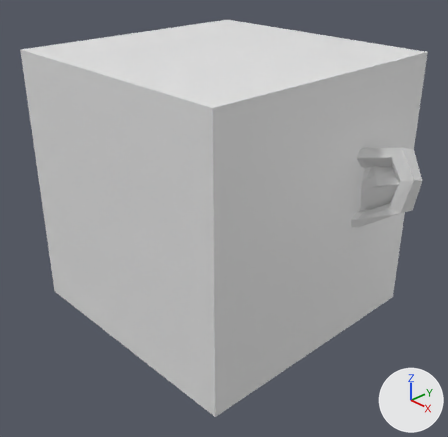
The Blender file Samples/017-MeshToTree.blend, before and after one commit.
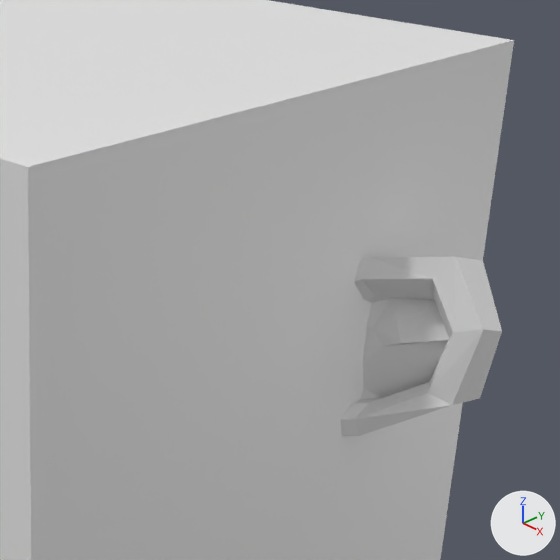
The first picture shows the older version from a 50 mm lens placed at (3.2, -3.0, 1.86), pointed at (0.09, -0.07, -0.24). The close-ups show both versions on the part from 45% to 100% of the width and 8% to 65% of the height of that picture. The lights are fixed; the arrows at lower right show +X, +Y and +Z.

The scene before the commit, as lines of its bpy script (objects in view):
```python
me_cube_001 = bpy.data.meshes.new('Cube.001')
me_cube_001.from_pydata(...)  # a box spanning x -1.0..1.0, y -1.0..1.0, z -1.0..1.0
me_suzanne = bpy.data.meshes.new('Suzanne')
me_suzanne.from_pydata(...)  # 507 vertices, 500 faces; spans x -1.37..1.37, y -0.85..0.85, z -0.98..0.98
ob_suzanne = bpy.data.objects.new('Suzanne', me_suzanne)
ob_suzanne.location = (0.0, 0.0, 0.0)
ob_tree_system = bpy.data.objects.new('Tree System', me_cube_001)
ob_tree_system.location = (0.0, 0.0, 0.0)
```
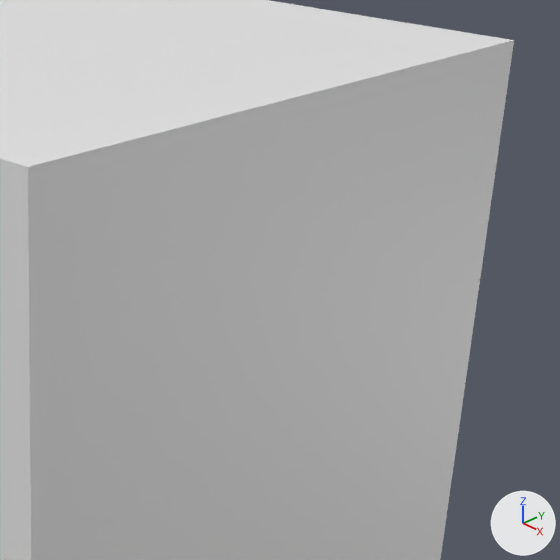
Changed parts and their boxes [x1, y1, x2, y2] in the close-ups (560 x 560 px):
'Suzanne', hidden
    before: [340, 257, 502, 436]

Patch to the scene script:
```diff
--- a/Samples/017-MeshToTree.blend.py
+++ b/Samples/017-MeshToTree.blend.py
@@ ob_suzanne @@
 ob_suzanne.location = (0.0, 0.0, 0.0)
+ob_suzanne.hide_set(True)
```
